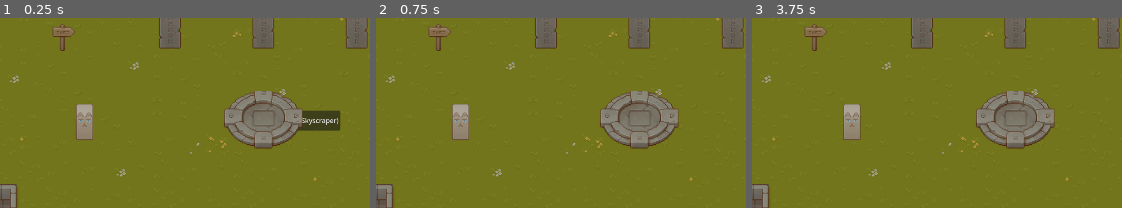
Above: before the commit, frames 1-3 (left to right).
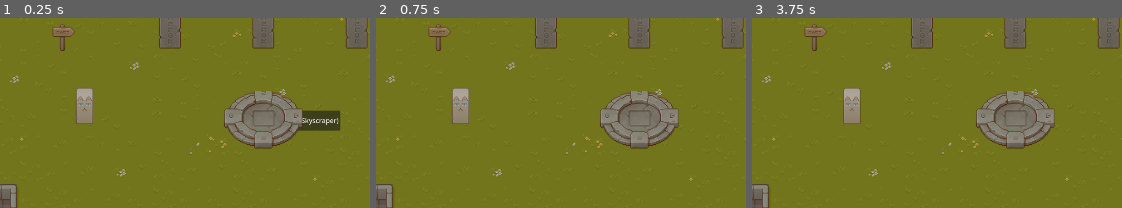
Above: after the commit, the same moments.

Repository: 100-Devs-1-Game/WildJamProject
Game: Godot game, scene res://modules/player/debug_map.tscn
Same seed, same stepped clock (60 frames per second), same inputs: the game is played once before the commit and once after it. This scene is started directly instead of the project's main scene.
Inputs:
- Up to frame 1 (0.25 s): no input
- Up to frame 2 (0.75 s): click "Start Game (Go to Skyscraper)" at 0.5 s
- Up to frame 3 (3.75 s): click "Go To Level" at 1.25 s; click "Return to Skyscraper" at 2 s; click "Go To Level" at 2.75 s; tap Enter at 3.5 s; hold D (MOVEMENT_RIGHT) from 3.53 s (still down); hold Shift (MOVEMENT_SPRINT) from 3.53 s (still down)
The pictures show only the part of the screen within x 15-65%, y 33-83%; the shares and areas given below are measured in that part.

The runs differ from the first frame. In frame 1, 1.0% of the frame differs, in the area x 20-26%, y 36-65%; in frame 2, 1.0%; in frame 3, 1.0%, in the area x 24-30%, y 36-65%.

Commit message:
Move origin to feet and y-sort

Diff:
--- a/project/modules/player/player.tscn
+++ b/project/modules/player/player.tscn
@@ -8,15 +8,16 @@
 region = Rect2(6, 14, 21, 44)
 
 [sub_resource type="RectangleShape2D" id="RectangleShape2D_qgxqk"]
-size = Vector2(38, 41)
+size = Vector2(38, 8)
 
 [node name="Player" type="CharacterBody2D"]
+y_sort_enabled = true
 script = ExtResource("1_hqo1x")
 
 [node name="Sprite2D" type="Sprite2D" parent="."]
+position = Vector2(0, -38)
 scale = Vector2(2, 2)
 texture = SubResource("AtlasTexture_m7q0d")
 
 [node name="CollisionShape2D" type="CollisionShape2D" parent="."]
-position = Vector2(0, 21.5)
 shape = SubResource("RectangleShape2D_qgxqk")
